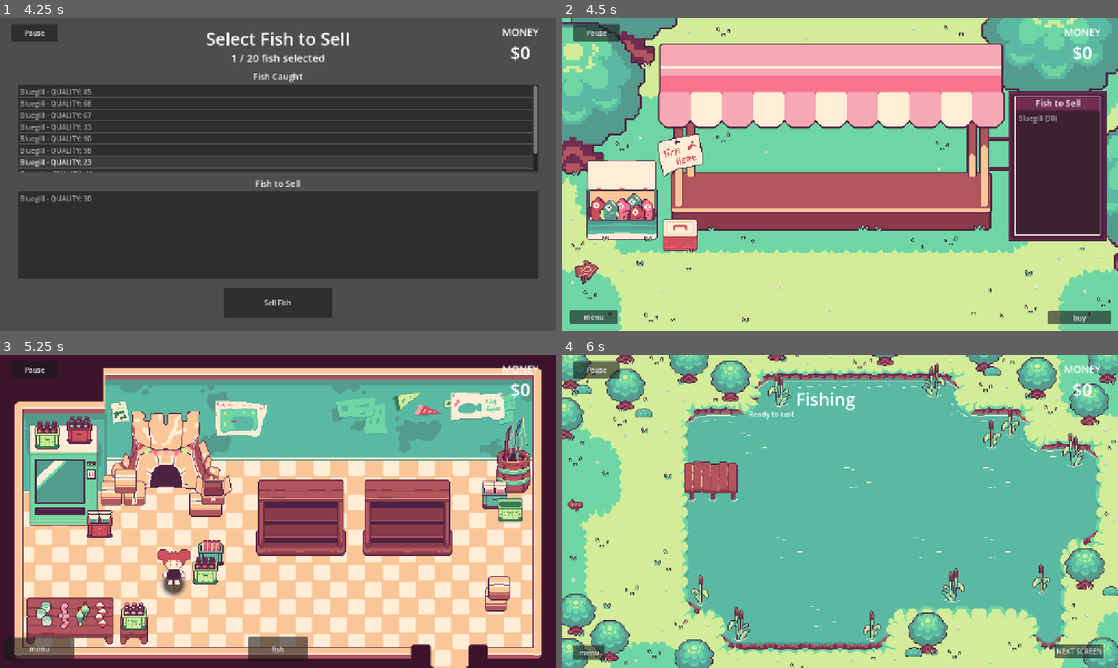
Above: before the commit, frames 1-4 (two rows, left to right).
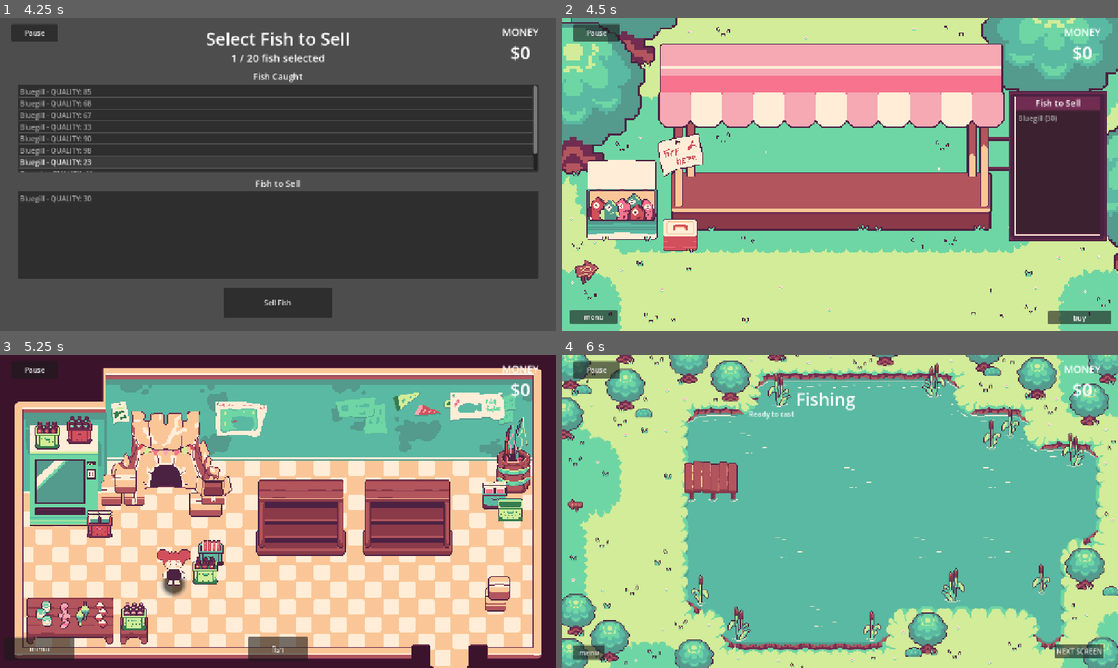
Above: after the commit, the same moments.

Repository: V-Mirea/comfy-summer-fishing-game
Game: Godot game, scene res://assets/game/game.tscn
Two runs of this game, one before a commit and one after it. Both use one fixed random seed, a clock stepped at 60 frames per second and the inputs below. The engine's default icon, where the game draws it, is replaced by a stand-in: a white triangle on a blue panel in a dark square.
Inputs (mouse positions are in pixels of both pictures, inside the frame that each line leads up to):
- Up to frame 1 (4.25 s): click "play" at 0.5 s; click "NEXT SCREEN" at 1.25 s; click "Pause" at 2 s; click "Resume" at 2.75 s; tap Enter at 3.5 s; move the mouse to (400, 158) at 3.52 s; hold Right (ui_right) from 3.53 s (still down); hold E (interact) from 3.53 s (still down); click (400, 158) at 3.67 s
- Up to frame 2 (4.5 s): release Right (ui_right) at 4.25 s; release E (interact) at 4.25 s; click "Sell Fish" at 4.25 s
- Up to frame 3 (5.25 s): click "buy" at 5 s
- Up to frame 4 (6 s): click "fish" at 5.75 s

Frame 1 is identical in both runs. In frame 2, 2.1% of the frame differs, in the area x 0-100%, y 0-100%; in frame 3, 4.2%, in the area x 2-98%, y 4-100%; in frame 4, nothing differs.

Commit message:
add different customers

Diff:
--- a/assets/game/buying_scene/buying_scene.tscn
+++ b/assets/game/buying_scene/buying_scene.tscn
@@ -267,6 +267,7 @@
 metadata/_custom_type_script = "uid://bhka1ncrybm0n"
 
 [node name="BuyingScene" type="Node2D" unique_id=71390660]
+texture_filter = 1
 script = ExtResource("1_b6mu0")
 
 [node name="Background" type="Sprite2D" parent="." unique_id=2087782272]
--- /dev/null
+++ b/assets/game/selling_scene/customer_spawner/customer/characters/variation_sprite.gd
@@ -0,0 +1,32 @@
+extends AnimatedSprite2D
+class_name VariationSprite
+
+@export var sprite_variations: Array[SpriteFrames]
+
+# Called when the node enters the scene tree for the first time.
+func _ready():
+	# make the shader unique so a change in one customer doesn't affect the others
+	material = material.duplicate()
+	if sprite_variations.is_empty():
+		printerr("Loaded a variation sprite with no possible sprites configured")
+	else:
+		sprite_frames = sprite_variations.pick_random()
+
+# Called every frame. 'delta' is the elapsed time since the previous frame.
+func _process(delta):
+	pass
+
+func _on_state_changed(state: Customer.State):
+	match state:
+		Customer.State.ENTERING:
+			play("walk_up")
+		Customer.State.SHOPPING:
+			play("idle")
+		Customer.State.LEAVING:
+			play("walk_down")
+
+func _on_customer_toggle_outline(toggled_on):
+	if toggled_on:
+		material.set("shader_parameter/width", 4)
+	else:
+		material.set("shader_parameter/width", 0)
--- a/assets/game/selling_scene/customer_spawner/customer/customer.gd
+++ b/assets/game/selling_scene/customer_spawner/customer/customer.gd
@@ -5,6 +5,8 @@
 signal leaving_shop(customer: Customer)
 signal patience_changed(patience: int)
 signal selected(customer: Customer, toggled_on: bool)
+signal toggle_outline(toggled_on: bool)
+signal state_changed(state: State)
 
 @export var offer_label: Label
 @export var clickbox: Button
@@ -42,6 +44,7 @@
 	}
 
 	state_machine = StateMachine.new(valid_transitions)
+	state_machine.state_changed.connect(_on_state_changed)
 	state_machine.change_state(State.ENTERING)
 
 	offer_label.text = "%s (%d) - $%d" % [fish_wanted.species.display_name, fish_wanted.quality, fish_wanted.price]
@@ -119,11 +122,17 @@
 
 func _on_clickbox_toggled(toggled_on):
 	selected.emit(self, toggled_on) # connected to selling manager to toggle haggle control and unselect other customers
+	toggle_outline.emit(toggled_on) # connected to the VariantSprite to tell it to turn the outline on/off
 
 func _on_some_customer_bartering(customer: Customer):
 	if customer != self:
 		clickbox.set_pressed_no_signal(false)
+		toggle_outline.emit(false)
 
 func _on_fish_sold(fish: Fish):
 	if state_machine.current_state != State.LEAVING and fish == fish_wanted:
 		start_leaving()
+
+func _on_state_changed(from: State, to: State, context):
+	# forward the event to the VariationSprite child
+	state_changed.emit(to)
--- a/assets/game/selling_scene/customer_spawner/customer/customer.tscn
+++ b/assets/game/selling_scene/customer_spawner/customer/customer.tscn
@@ -2,10 +2,502 @@
 
 [ext_resource type="Texture2D" uid="uid://cwf4fbweljkqp" path="res://icon.svg" id="1_ktfjk"]
 [ext_resource type="Script" uid="uid://c8pvhubgo6r4d" path="res://assets/game/selling_scene/customer_spawner/customer/customer.gd" id="1_xss0h"]
+[ext_resource type="Script" uid="uid://cpeg5okkydb64" path="res://assets/game/selling_scene/customer_spawner/customer/characters/variation_sprite.gd" id="2_i8vkf"]
+[ext_resource type="Texture2D" uid="uid://dpi2h0ixpn7ol" path="res://assets/game/selling_scene/customer_spawner/customer/characters/character_2/Ch2 back.png" id="2_uaj81"]
 [ext_resource type="Script" uid="uid://t1jfhreuijp8" path="res://assets/game/selling_scene/customer_spawner/customer/patience_bar.gd" id="3_8qg4y"]
+[ext_resource type="Texture2D" uid="uid://bsqkv1odlib8o" path="res://assets/game/selling_scene/customer_spawner/customer/characters/character_2/Ch2 front.png" id="3_k6x6e"]
 [ext_resource type="Texture2D" uid="uid://dirs2qkcxfxo8" path="res://assets/game/selling_scene/customer_spawner/customer/tick.png" id="3_ysil6"]
 [ext_resource type="Texture2D" uid="uid://c3t2vv1xmblf8" path="res://assets/game/selling_scene/customer_spawner/customer/3dot.png" id="4_i8vkf"]
 [ext_resource type="Texture2D" uid="uid://c4l5spl1xs1k1" path="res://assets/game/selling_scene/customer_spawner/customer/X.png" id="5_73jf0"]
+[ext_resource type="Texture2D" uid="uid://ct6rk15jhiiie" path="res://assets/game/selling_scene/customer_spawner/customer/characters/character_3/Ch3 back.png" id="5_gk6fu"]
+[ext_resource type="Texture2D" uid="uid://ml3iqr76pae5" path="res://assets/game/selling_scene/customer_spawner/customer/characters/character_3/Ch3 front.png" id="6_jjksv"]
+[ext_resource type="Texture2D" uid="uid://je7c3yyq02fy" path="res://assets/game/selling_scene/customer_spawner/customer/characters/character_4/Ch4 back.png" id="7_mv1rr"]
+[ext_resource type="Texture2D" uid="uid://ctmt10r5r5sp2" path="res://assets/game/selling_scene/customer_spawner/customer/characters/character_4/Ch4 front.png" id="8_81w0g"]
+[ext_resource type="Texture2D" uid="uid://pl6v341rfwqs" path="res://assets/game/selling_scene/customer_spawner/customer/characters/character_5/Ch5 back.png" id="9_w26ew"]
+[ext_resource type="Texture2D" uid="uid://dtinenjem7cfm" path="res://assets/game/selling_scene/customer_spawner/customer/characters/character_5/Ch5 front.png" id="10_66uss"]
+[ext_resource type="Texture2D" uid="uid://bvtonh50cevtr" path="res://assets/game/selling_scene/customer_spawner/customer/characters/character_6/Ch6 back.png" id="11_gevrx"]
+[ext_resource type="Texture2D" uid="uid://cnrdpa6t7ovn2" path="res://assets/game/selling_scene/customer_spawner/customer/characters/character_6/Ch6 front.png" id="12_uuuv3"]
+
+[sub_resource type="Shader" id="Shader_mla8a"]
+code = "shader_type canvas_item;
+
+uniform vec4 color : source_color = vec4(1.0);
+uniform float width : hint_range(0, 10) = 1.0;
+uniform int pattern : hint_range(0, 2) = 0; // diamond, circle, square
+uniform bool inside = false;
+uniform bool add_margins = true; // only useful when inside is false
+uniform vec2 number_of_images = vec2(1.0); // number of horizontal and vertical images in the sprite sheet
+
+void vertex() {
+	if (add_margins) {
+		VERTEX += sign(VERTEX) * width; // replace sign(VERTEX) by (sign(VERTEX) * 2.0 - 1.0) if not Centered
+	}
+}
+
+bool hasContraryNeighbour(vec2 uv, vec2 texture_pixel_size, vec2 image_top_left, vec2 image_bottom_right, sampler2D texture) {
+	for (float i = -ceil(width); i <= ceil(width); i++) {
+		float x = abs(i) > width ? width * sign(i) : i;
+		float offset;
+
+		if (pattern == 0) {
+			offset = width - abs(x);
+		} else if (pattern == 1) {
+			offset = floor(sqrt(pow(width + 0.5, 2) - x * x));
+		} else if (pattern == 2) {
+			offset = width;
+		}
+
+		for (float j = -ceil(offset); j <= ceil(offset); j++) {
+			float y = abs(j) > offset ? offset * sign(j) : j;
+			vec2 xy = uv + texture_pixel_size * vec2(x, y);
+
+			if ((xy != clamp(xy, image_top_left, image_bottom_right) || texture(texture, xy).a <= 0.0) == inside) {
+				return true;
+			}
+		}
+	}
+
+	return false;
+}
+
+void fragment() {
+	vec2 uv = UV;
+	vec2 image_top_left = floor(uv * number_of_images) / number_of_images;
+	vec2 image_bottom_right = image_top_left + vec2(1.0) / number_of_images;
+
+	if (add_margins) {
+		vec2 texture_pixel_size = vec2(1.0) / (vec2(1.0) / TEXTURE_PIXEL_SIZE + vec2(width * 2.0) * number_of_images);
+
+		uv = (uv - texture_pixel_size * width - image_top_left) * TEXTURE_PIXEL_SIZE / texture_pixel_size + image_top_left;
+
+		if (uv != clamp(uv, image_top_left, image_bottom_right)) {
+			COLOR.a = 0.0;
+		} else {
+			COLOR = texture(TEXTURE, uv);
+		}
+	} else {
+		COLOR = texture(TEXTURE, uv);
+	}
+
+	if ((COLOR.a > 0.0) == inside && hasContraryNeighbour(uv, TEXTURE_PIXEL_SIZE, image_top_left, image_bottom_right, TEXTURE)) {
+		COLOR.rgb = inside ? mix(COLOR.rgb, color.rgb, color.a) : color.rgb;
+		COLOR.a += (1.0 - COLOR.a) * color.a;
+	}
+}"
+
+[sub_resource type="ShaderMaterial" id="ShaderMaterial_kjerj"]
+shader = SubResource("Shader_mla8a")
+shader_parameter/color = Color(1, 1, 1, 1)
+shader_parameter/width = 0.0
+shader_parameter/pattern = 0
+shader_parameter/inside = false
+shader_parameter/add_margins = false
+shader_parameter/number_of_images = Vector2(1, 1)
+
+[sub_resource type="AtlasTexture" id="AtlasTexture_al5pp"]
+atlas = ExtResource("2_uaj81")
+region = Rect2(0, 0, 114, 130)
+
+[sub_resource type="AtlasTexture" id="AtlasTexture_08c58"]
+atlas = ExtResource("3_k6x6e")
+region = Rect2(0, 0, 114, 130)
+
+[sub_resource type="AtlasTexture" id="AtlasTexture_0fch4"]
+atlas = ExtResource("3_k6x6e")
+region = Rect2(114, 0, 114, 130)
+
+[sub_resource type="AtlasTexture" id="AtlasTexture_cf74n"]
+atlas = ExtResource("3_k6x6e")
+region = Rect2(0, 130, 114, 130)
+
+[sub_resource type="AtlasTexture" id="AtlasTexture_5uggm"]
+atlas = ExtResource("3_k6x6e")
+region = Rect2(114, 130, 114, 130)
+
+[sub_resource type="AtlasTexture" id="AtlasTexture_t226s"]
+atlas = ExtResource("2_uaj81")
+region = Rect2(0, 0, 114, 130)
+
+[sub_resource type="AtlasTexture" id="AtlasTexture_kokkh"]
+atlas = ExtResource("2_uaj81")
+region = Rect2(114, 0, 114, 130)
+
+[sub_resource type="AtlasTexture" id="AtlasTexture_bku31"]
+atlas = ExtResource("2_uaj81")
+region = Rect2(0, 130, 114, 130)
+
+[sub_resource type="AtlasTexture" id="AtlasTexture_me328"]
+atlas = ExtResource("2_uaj81")
+region = Rect2(114, 130, 114, 130)
+
+[sub_resource type="SpriteFrames" id="SpriteFrames_5cw5f"]
+animations = [{
+"frames": [{
+"duration": 1.0,
+"texture": SubResource("AtlasTexture_al5pp")
+}],
+"loop": true,
+"name": &"idle",
+"speed": 5.0
+}, {
+"frames": [{
+"duration": 1.0,
+"texture": SubResource("AtlasTexture_08c58")
+}, {
+"duration": 1.0,
+"texture": SubResource("AtlasTexture_0fch4")
+}, {
+"duration": 1.0,
+"texture": SubResource("AtlasTexture_cf74n")
+}, {
+"duration": 1.0,
+"texture": SubResource("AtlasTexture_5uggm")
+}],
+"loop": true,
+"name": &"walk_down",
+"speed": 5.0
+}, {
+"frames": [{
+"duration": 1.0,
+"texture": SubResource("AtlasTexture_t226s")
+}, {
+"duration": 1.0,
+"texture": SubResource("AtlasTexture_kokkh")
+}, {
+"duration": 1.0,
+"texture": SubResource("AtlasTexture_bku31")
+}, {
+"duration": 1.0,
+"texture": SubResource("AtlasTexture_me328")
+}],
+"loop": true,
+"name": &"walk_up",
+"speed": 5.0
+}]
+
+[sub_resource type="AtlasTexture" id="AtlasTexture_y18j2"]
+atlas = ExtResource("5_gk6fu")
+region = Rect2(0, 0, 114, 130)
+
+[sub_resource type="AtlasTexture" id="AtlasTexture_7gh7u"]
+atlas = ExtResource("6_jjksv")
+region = Rect2(0, 0, 114, 130)
+
+[sub_resource type="AtlasTexture" id="AtlasTexture_06wtu"]
+atlas = ExtResource("6_jjksv")
+region = Rect2(114, 0, 114, 130)
+
+[sub_resource type="AtlasTexture" id="AtlasTexture_w0efb"]
+atlas = ExtResource("6_jjksv")
+region = Rect2(0, 130, 114, 130)
+
+[sub_resource type="AtlasTexture" id="AtlasTexture_kmqju"]
+atlas = ExtResource("6_jjksv")
+region = Rect2(114, 130, 114, 130)
+
+[sub_resource type="AtlasTexture" id="AtlasTexture_veeha"]
+atlas = ExtResource("5_gk6fu")
+region = Rect2(0, 0, 114, 130)
+
+[sub_resource type="AtlasTexture" id="AtlasTexture_hu0v6"]
+atlas = ExtResource("5_gk6fu")
+region = Rect2(114, 0, 114, 130)
+
+[sub_resource type="AtlasTexture" id="AtlasTexture_lbkpm"]
+atlas = ExtResource("5_gk6fu")
+region = Rect2(0, 130, 114, 130)
+
+[sub_resource type="AtlasTexture" id="AtlasTexture_l6ls1"]
+atlas = ExtResource("5_gk6fu")
+region = Rect2(114, 130, 114, 130)
+
+[sub_resource type="SpriteFrames" id="SpriteFrames_mv1rr"]
+animations = [{
+"frames": [{
+"duration": 1.0,
+"texture": SubResource("AtlasTexture_y18j2")
+}],
+"loop": true,
+"name": &"idle",
+"speed": 5.0
+}, {
+"frames": [{
+"duration": 1.0,
+"texture": SubResource("AtlasTexture_7gh7u")
+}, {
+"duration": 1.0,
+"texture": SubResource("AtlasTexture_06wtu")
+}, {
+"duration": 1.0,
+"texture": SubResource("AtlasTexture_w0efb")
+}, {
+"duration": 1.0,
+"texture": SubResource("AtlasTexture_kmqju")
+}],
+"loop": true,
+"name": &"walk_down",
+"speed": 5.0
+}, {
+"frames": [{
+"duration": 1.0,
+"texture": SubResource("AtlasTexture_veeha")
+}, {
+"duration": 1.0,
+"texture": SubResource("AtlasTexture_hu0v6")
+}, {
+"duration": 1.0,
+"texture": SubResource("AtlasTexture_lbkpm")
+}, {
+"duration": 1.0,
+"texture": SubResource("AtlasTexture_l6ls1")
+}],
+"loop": true,
+"name": &"walk_up",
+"speed": 5.0
+}]
+
+[sub_resource type="AtlasTexture" id="AtlasTexture_fa8qh"]
+atlas = ExtResource("7_mv1rr")
+region = Rect2(0, 0, 114, 130)
+
+[sub_resource type="AtlasTexture" id="AtlasTexture_7t62c"]
+atlas = ExtResource("8_81w0g")
+region = Rect2(0, 0, 114, 130)
+
+[sub_resource type="AtlasTexture" id="AtlasTexture_uwctp"]
+atlas = ExtResource("8_81w0g")
+region = Rect2(114, 0, 114, 130)
+
+[sub_resource type="AtlasTexture" id="AtlasTexture_ytcji"]
+atlas = ExtResource("8_81w0g")
+region = Rect2(0, 130, 114, 130)
+
+[sub_resource type="AtlasTexture" id="AtlasTexture_v4gel"]
+atlas = ExtResource("8_81w0g")
+region = Rect2(114, 130, 114, 130)
+
+[sub_resource type="AtlasTexture" id="AtlasTexture_vd66l"]
+atlas = ExtResource("7_mv1rr")
+region = Rect2(0, 0, 114, 130)
+
+[sub_resource type="AtlasTexture" id="AtlasTexture_oveh5"]
+atlas = ExtResource("7_mv1rr")
+region = Rect2(114, 0, 114, 130)
+
+[sub_resource type="AtlasTexture" id="AtlasTexture_ol5sl"]
+atlas = ExtResource("7_mv1rr")
+region = Rect2(0, 130, 114, 130)
+
+[sub_resource type="AtlasTexture" id="AtlasTexture_q0iur"]
+atlas = ExtResource("7_mv1rr")
+region = Rect2(114, 130, 114, 130)
+
+[sub_resource type="SpriteFrames" id="SpriteFrames_06wtu"]
+animations = [{
+"frames": [{
+"duration": 1.0,
+"texture": SubResource("AtlasTexture_fa8qh")
+}],
+"loop": true,
+"name": &"idle",
+"speed": 5.0
+}, {
+"frames": [{
+"duration": 1.0,
+"texture": SubResource("AtlasTexture_7t62c")
+}, {
+"duration": 1.0,
+"texture": SubResource("AtlasTexture_uwctp")
+}, {
+"duration": 1.0,
+"texture": SubResource("AtlasTexture_ytcji")
+}, {
+"duration": 1.0,
+"texture": SubResource("AtlasTexture_v4gel")
+}],
+"loop": true,
+"name": &"walk_down",
+"speed": 5.0
+}, {
+"frames": [{
+"duration": 1.0,
+"texture": SubResource("AtlasTexture_vd66l")
+}, {
+"duration": 1.0,
+"texture": SubResource("AtlasTexture_oveh5")
+}, {
+"duration": 1.0,
+"texture": SubResource("AtlasTexture_ol5sl")
+}, {
+"duration": 1.0,
+"texture": SubResource("AtlasTexture_q0iur")
+}],
+"loop": true,
+"name": &"walk_up",
+"speed": 5.0
+}]
+
+[sub_resource type="AtlasTexture" id="AtlasTexture_ingng"]
+atlas = ExtResource("9_w26ew")
+region = Rect2(0, 0, 114, 130)
+
+[sub_resource type="AtlasTexture" id="AtlasTexture_07ml8"]
+atlas = ExtResource("10_66uss")
+region = Rect2(0, 0, 114, 130)
+
+[sub_resource type="AtlasTexture" id="AtlasTexture_fqxxn"]
+atlas = ExtResource("10_66uss")
+region = Rect2(114, 0, 114, 130)
+
+[sub_resource type="AtlasTexture" id="AtlasTexture_lie7r"]
+atlas = ExtResource("10_66uss")
+region = Rect2(0, 130, 114, 130)
+
+[sub_resource type="AtlasTexture" id="AtlasTexture_a83bg"]
+atlas = ExtResource("10_66uss")
+region = Rect2(114, 130, 114, 130)
+
+[sub_resource type="AtlasTexture" id="AtlasTexture_j1ubu"]
+atlas = ExtResource("9_w26ew")
+region = Rect2(0, 0, 114, 130)
+
+[sub_resource type="AtlasTexture" id="AtlasTexture_3vevo"]
+atlas = ExtResource("9_w26ew")
+region = Rect2(114, 0, 114, 130)
+
+[sub_resource type="AtlasTexture" id="AtlasTexture_8h6h8"]
+atlas = ExtResource("9_w26ew")
+region = Rect2(0, 130, 114, 130)
+
+[sub_resource type="AtlasTexture" id="AtlasTexture_0bcbi"]
+atlas = ExtResource("9_w26ew")
+region = Rect2(114, 130, 114, 130)
+
+[sub_resource type="SpriteFrames" id="SpriteFrames_ytcji"]
+animations = [{
+"frames": [{
+"duration": 1.0,
+"texture": SubResource("AtlasTexture_ingng")
+}],
+"loop": true,
+"name": &"idle",
+"speed": 5.0
+}, {
+"frames": [{
+"duration": 1.0,
+"texture": SubResource("AtlasTexture_07ml8")
+}, {
+"duration": 1.0,
+"texture": SubResource("AtlasTexture_fqxxn")
+}, {
+"duration": 1.0,
+"texture": SubResource("AtlasTexture_lie7r")
+}, {
+"duration": 1.0,
+"texture": SubResource("AtlasTexture_a83bg")
+}],
+"loop": true,
+"name": &"walk_down",
+"speed": 5.0
+}, {
+"frames": [{
+"duration": 1.0,
+"texture": SubResource("AtlasTexture_j1ubu")
+}, {
+"duration": 1.0,
+"texture": SubResource("AtlasTexture_3vevo")
+}, {
+"duration": 1.0,
+"texture": SubResource("AtlasTexture_8h6h8")
+}, {
+"duration": 1.0,
+"texture": SubResource("AtlasTexture_0bcbi")
+}],
+"loop": true,
+"name": &"walk_up",
+"speed": 5.0
+}]
+
+[sub_resource type="AtlasTexture" id="AtlasTexture_eavoc"]
+atlas = ExtResource("11_gevrx")
+region = Rect2(0, 0, 114, 130)
+
+[sub_resource type="AtlasTexture" id="AtlasTexture_ktrnj"]
+atlas = ExtResource("12_uuuv3")
+region = Rect2(0, 0, 114, 130)
+
+[sub_resource type="AtlasTexture" id="AtlasTexture_hmdmg"]
+atlas = ExtResource("12_uuuv3")
+region = Rect2(114, 0, 114, 130)
+
+[sub_resource type="AtlasTexture" id="AtlasTexture_puqme"]
+atlas = ExtResource("12_uuuv3")
+region = Rect2(0, 130, 114, 130)
+
+[sub_resource type="AtlasTexture" id="AtlasTexture_glpff"]
+atlas = ExtResource("12_uuuv3")
+region = Rect2(114, 130, 114, 130)
+
+[sub_resource type="AtlasTexture" id="AtlasTexture_ujh7l"]
+atlas = ExtResource("11_gevrx")
+region = Rect2(0, 0, 114, 130)
+
+[sub_resource type="AtlasTexture" id="AtlasTexture_cnonj"]
+atlas = ExtResource("11_gevrx")
+region = Rect2(114, 0, 114, 130)
+
+[sub_resource type="AtlasTexture" id="AtlasTexture_41puu"]
+atlas = ExtResource("11_gevrx")
+region = Rect2(0, 130, 114, 130)
+
+[sub_resource type="AtlasTexture" id="AtlasTexture_lde3y"]
+atlas = ExtResource("11_gevrx")
+region = Rect2(114, 130, 114, 130)
+
+[sub_resource type="SpriteFrames" id="SpriteFrames_a83bg"]
+animations = [{
+"frames": [{
+"duration": 1.0,
+"texture": SubResource("AtlasTexture_eavoc")
+}],
+"loop": true,
+"name": &"idle",
+"speed": 5.0
+}, {
+"frames": [{
+"duration": 1.0,
+"texture": SubResource("AtlasTexture_ktrnj")
+}, {
+"duration": 1.0,
+"texture": SubResource("AtlasTexture_hmdmg")
+}, {
+"duration": 1.0,
+"texture": SubResource("AtlasTexture_puqme")
+}, {
+"duration": 1.0,
+"texture": SubResource("AtlasTexture_glpff")
+}],
+"loop": true,
+"name": &"walk_down",
+"speed": 5.0
+}, {
+"frames": [{
+"duration": 1.0,
+"texture": SubResource("AtlasTexture_ujh7l")
+}, {
+"duration": 1.0,
+"texture": SubResource("AtlasTexture_cnonj")
+}, {
+"duration": 1.0,
+"texture": SubResource("AtlasTexture_41puu")
+}, {
+"duration": 1.0,
+"texture": SubResource("AtlasTexture_lde3y")
+}],
+"loop": true,
+"name": &"walk_up",
+"speed": 5.0
+}]
 
 [sub_resource type="LabelSettings" id="LabelSettings_ktfjk"]
 font_size = 11
@@ -19,7 +511,16 @@
 angry_sprite = NodePath("AngrySprite")
 decline_sprite = NodePath("DeclineSprite")
 
+[node name="AnimatedSprite2D" type="AnimatedSprite2D" parent="." unique_id=1777642784]
+texture_filter = 1
+material = SubResource("ShaderMaterial_kjerj")
+sprite_frames = SubResource("SpriteFrames_5cw5f")
+animation = &"idle"
+script = ExtResource("2_i8vkf")
+sprite_variations = Array[SpriteFrames]([SubResource("SpriteFrames_5cw5f"), SubResource("SpriteFrames_mv1rr"), SubResource("SpriteFrames_06wtu"), SubResource("SpriteFrames_ytcji"), SubResource("SpriteFrames_a83bg")])
+
 [node name="Sprite2D" type="Sprite2D" parent="." unique_id=2062455435]
+visible = false
 texture = ExtResource("1_ktfjk")
 
 [node name="AcceptSprite" type="Sprite2D" parent="." unique_id=16045565]
@@ -80,11 +581,15 @@
 script = ExtResource("3_8qg4y")
 
 [node name="Clickbox" type="Button" parent="." unique_id=58128259]
-offset_left = -70.0
+offset_left = -65.0
 offset_top = -154.0
-offset_right = 70.0
+offset_right = 64.0
 offset_bottom = 69.0
 toggle_mode = true
+flat = true
 
 [connection signal="patience_changed" from="." to="PatienceBar" method="_on_customer_patience_changed"]
+[connection signal="selected" from="." to="AnimatedSprite2D" method="_on_customer_selected"]
+[connection signal="state_changed" from="." to="AnimatedSprite2D" method="_on_state_changed"]
+[connection signal="toggle_outline" from="." to="AnimatedSprite2D" method="_on_customer_toggle_outline"]
 [connection signal="toggled" from="Clickbox" to="." method="_on_clickbox_toggled"]
--- a/assets/game/selling_scene/selling_scene.tscn
+++ b/assets/game/selling_scene/selling_scene.tscn
@@ -21,6 +21,7 @@
 font_size = 20
 
 [node name="SellingScene" type="Node2D" unique_id=826753257 node_paths=PackedStringArray("haggle_ui")]
+texture_filter = 1
 script = ExtResource("1_w1ejd")
 haggle_ui = NodePath("CanvasLayer/HaggleControl")
 
--- /dev/null
+++ b/assets/game/shared/outline_shader.gdshader
@@ -0,0 +1,65 @@
+shader_type canvas_item;
+
+uniform vec4 color : source_color = vec4(1.0);
+uniform float width : hint_range(0, 10) = 1.0;
+uniform int pattern : hint_range(0, 2) = 0; // diamond, circle, square
+uniform bool inside = false;
+uniform bool add_margins = true; // only useful when inside is false
+uniform vec2 number_of_images = vec2(1.0); // number of horizontal and vertical images in the sprite sheet
+
+void vertex() {
+	if (add_margins) {
+		VERTEX += sign(VERTEX) * width; // replace sign(VERTEX) by (sign(VERTEX) * 2.0 - 1.0) if not Centered
+	}
+}
+
+bool hasContraryNeighbour(vec2 uv, vec2 texture_pixel_size, vec2 image_top_left, vec2 image_bottom_right, sampler2D texture) {
+	for (float i = -ceil(width); i <= ceil(width); i++) {
+		float x = abs(i) > width ? width * sign(i) : i;
+		float offset;
+
+		if (pattern == 0) {
+			offset = width - abs(x);
+		} else if (pattern == 1) {
+			offset = floor(sqrt(pow(width + 0.5, 2) - x * x));
+		} else if (pattern == 2) {
+			offset = width;
+		}
+
+		for (float j = -ceil(offset); j <= ceil(offset); j++) {
+			float y = abs(j) > offset ? offset * sign(j) : j;
+			vec2 xy = uv + texture_pixel_size * vec2(x, y);
+
+			if ((xy != clamp(xy, image_top_left, image_bottom_right) || texture(texture, xy).a <= 0.0) == inside) {
+				return true;
+			}
+		}
+	}
+
+	return false;
+}
+
+void fragment() {
+	vec2 uv = UV;
+	vec2 image_top_left = floor(uv * number_of_images) / number_of_images;
+	vec2 image_bottom_right = image_top_left + vec2(1.0) / number_of_images;
+
+	if (add_margins) {
+		vec2 texture_pixel_size = vec2(1.0) / (vec2(1.0) / TEXTURE_PIXEL_SIZE + vec2(width * 2.0) * number_of_images);
+
+		uv = (uv - texture_pixel_size * width - image_top_left) * TEXTURE_PIXEL_SIZE / texture_pixel_size + image_top_left;
+
+		if (uv != clamp(uv, image_top_left, image_bottom_right)) {
+			COLOR.a = 0.0;
+		} else {
+			COLOR = texture(TEXTURE, uv);
+		}
+	} else {
+		COLOR = texture(TEXTURE, uv);
+	}
+
+	if ((COLOR.a > 0.0) == inside && hasContraryNeighbour(uv, TEXTURE_PIXEL_SIZE, image_top_left, image_bottom_right, TEXTURE)) {
+		COLOR.rgb = inside ? mix(COLOR.rgb, color.rgb, color.a) : color.rgb;
+		COLOR.a += (1.0 - COLOR.a) * color.a;
+	}
+}
Binary file added: assets/game/selling_scene/customer_spawner/customer/characters/character_2/Ch2 back.png
Not shown, added: assets/game/selling_scene/customer_spawner/customer/characters/character_2/Ch2 back.png.import
Binary file added: assets/game/selling_scene/customer_spawner/customer/characters/character_2/Ch2 front.png
Not shown, added: assets/game/selling_scene/customer_spawner/customer/characters/character_2/Ch2 front.png.import
Binary file added: assets/game/selling_scene/customer_spawner/customer/characters/character_3/Ch3 back.png
Not shown, added: assets/game/selling_scene/customer_spawner/customer/characters/character_3/Ch3 back.png.import
Binary file added: assets/game/selling_scene/customer_spawner/customer/characters/character_3/Ch3 front.png
Not shown, added: assets/game/selling_scene/customer_spawner/customer/characters/character_3/Ch3 front.png.import
Binary file added: assets/game/selling_scene/customer_spawner/customer/characters/character_4/Ch4 back.png
Not shown, added: assets/game/selling_scene/customer_spawner/customer/characters/character_4/Ch4 back.png.import
Binary file added: assets/game/selling_scene/customer_spawner/customer/characters/character_4/Ch4 front.png
Not shown, added: assets/game/selling_scene/customer_spawner/customer/characters/character_4/Ch4 front.png.import
(and 10 more such lines)
